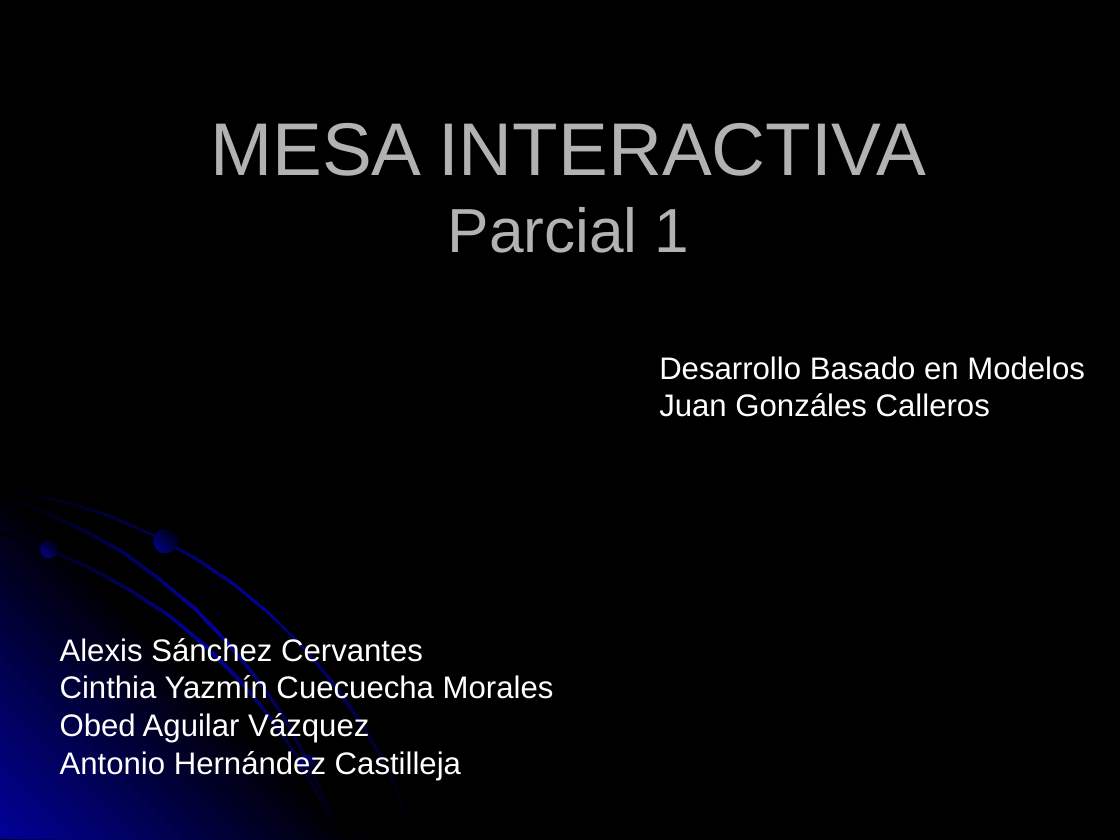
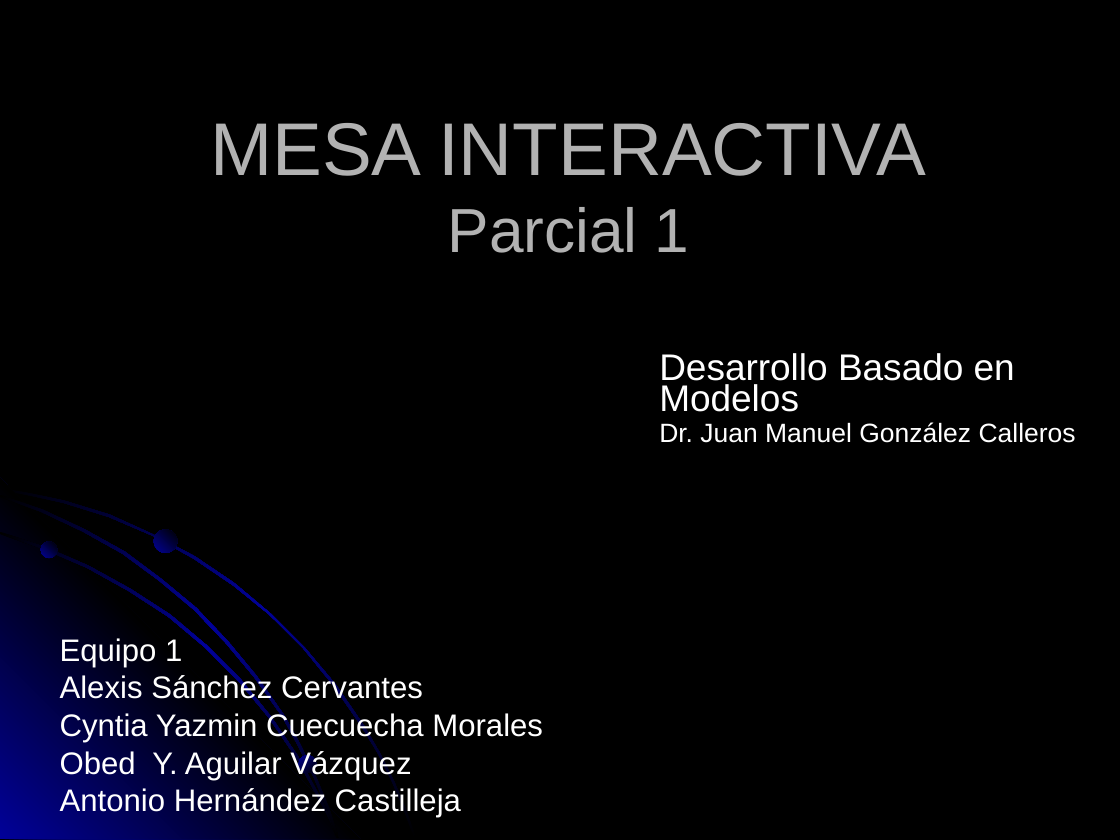
Before and after one commit to obedaguilar/Proyecto1Parcial, a slide deck: slide 1 of Documentos/Presentación2.ppt. Drawn at 1120x840 pixels with LibreOffice and Linux fonts; fonts in the diff are those of the drawing. Boxes give left, top, right and bottom in pixels: in the first picture for what was removed or moved away, otherwise in the second. Text is boxed around its words. In the diff, an @@ line names an element or a change of style, - is before the commit and + after.

```diff
--- a/Documentos/Presentación2.ppt
+++ b/Documentos/Presentación2.ppt
@@ text at (x1=659, y1=353, x2=1015, y2=412): size 20 to 23.8 pt in "Desarrollo Basado en Modelos"; line spacing 0.8 to 0.7; more space between paragraphs @@
@@ text at (x1=659, y1=422, x2=1076, y2=443): text changed; size 20 to 17 pt @@
-Juan Gonzáles Calleros
+Dr. Juan Manuel González Calleros
@@ subtitle at (x1=60, y1=638, x2=182, y2=667): paragraph added @@
+Equipo 1
@@ subtitle at (x1=60, y1=711, x2=543, y2=780): text changed @@
-Cinthia Yazmín Cuecuecha Morales
-Obed Aguilar Vázquez
+Cyntia Yazmin Cuecuecha Morales
+Obed Y. Aguilar Vázquez
```
Also in this commit, not shown: 2 other slides changed, 1 slide added.
